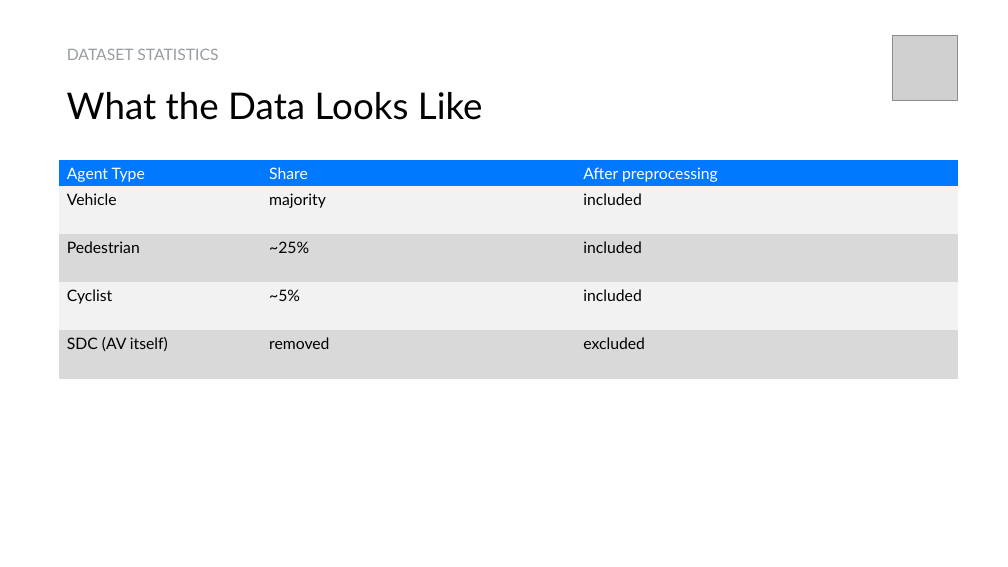
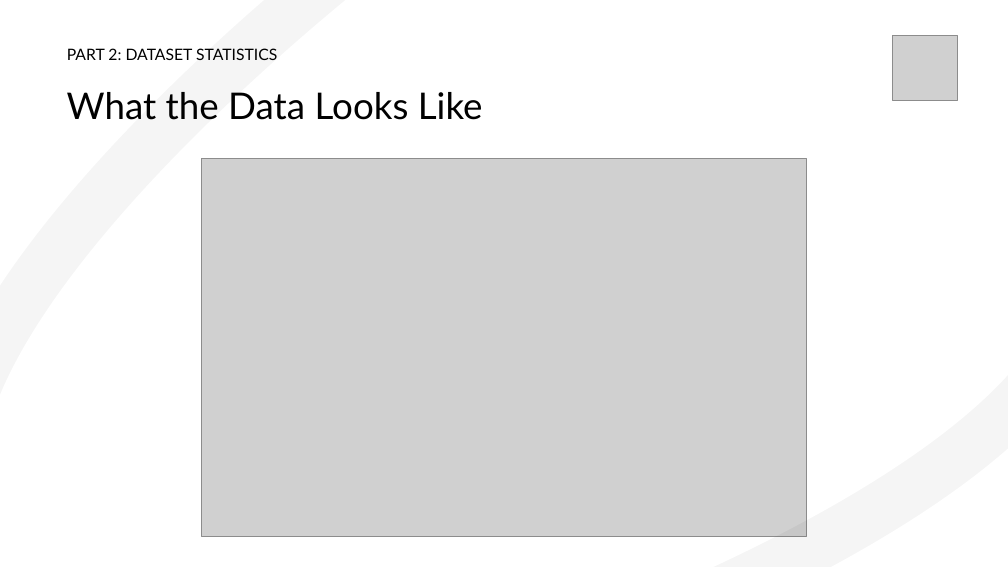
Before and after one commit to pstepanovum/womd-unsupervised-anomaly-detection, a slide deck: slide 7 of docs/presentation/Unsupervised Statistical Learning for Kinematic Anomaly Detection in Autonomous Driving Scenarios.pptx. Drawn at 1008x567 pixels with LibreOffice and Linux fonts; fonts in the diff are those of the drawing; grey boxes stand for pictures. Boxes give left, top, right and bottom in pixels: in the first picture for what was removed or moved away, otherwise in the second. Text is boxed around its words. In the diff, an @@ line names an element or a change of style, - is before the commit and + after.

```diff
--- a/docs/presentation/Unsupervised Statistical Learning for Kinematic Anomaly Detection in Autonomous Driving Scenarios.pptx
+++ b/docs/presentation/Unsupervised Statistical Learning for Kinematic Anomaly Detection in Autonomous Driving Scenarios.pptx
@@ freeform shape added at (0, 0, 842, 567), outline #000000 50 pt @@
@@ freeform shape added at (20, 0, 1008, 567), outline #000000 50 pt @@
@@ title at (67, 48, 277, 60): text changed; text colour #989DA2 to #000000 @@
-DATASET STATISTICS
+PART 2: DATASET STATISTICS
@@ table removed at (59, 160, 959, 378), 5 rows, 3 columns @@
-Agent Type | Share | After preprocessing
-Vehicle | majority | included
-Pedestrian | ~25% | included
-Cyclist | ~5% | included
-SDC (AV itself) | removed | excluded
@@ picture added at (202, 158, 807, 536) @@
```
Also in this commit, not shown: 1 other slide changed.
